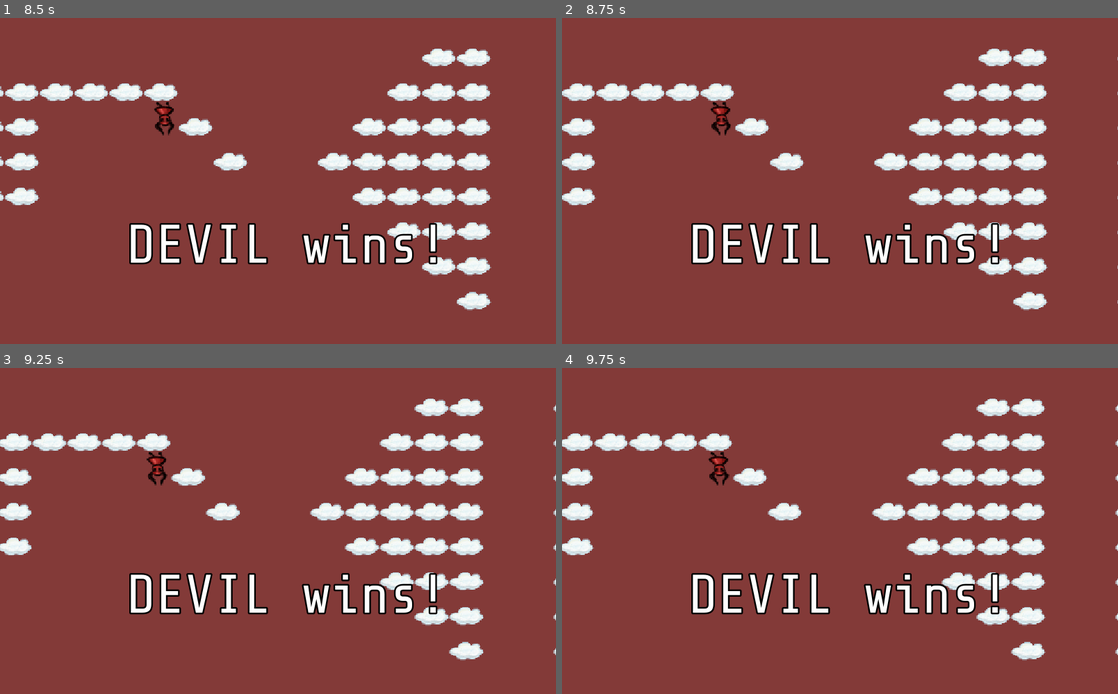
Above: before the commit, frames 1-4 (two rows, left to right).
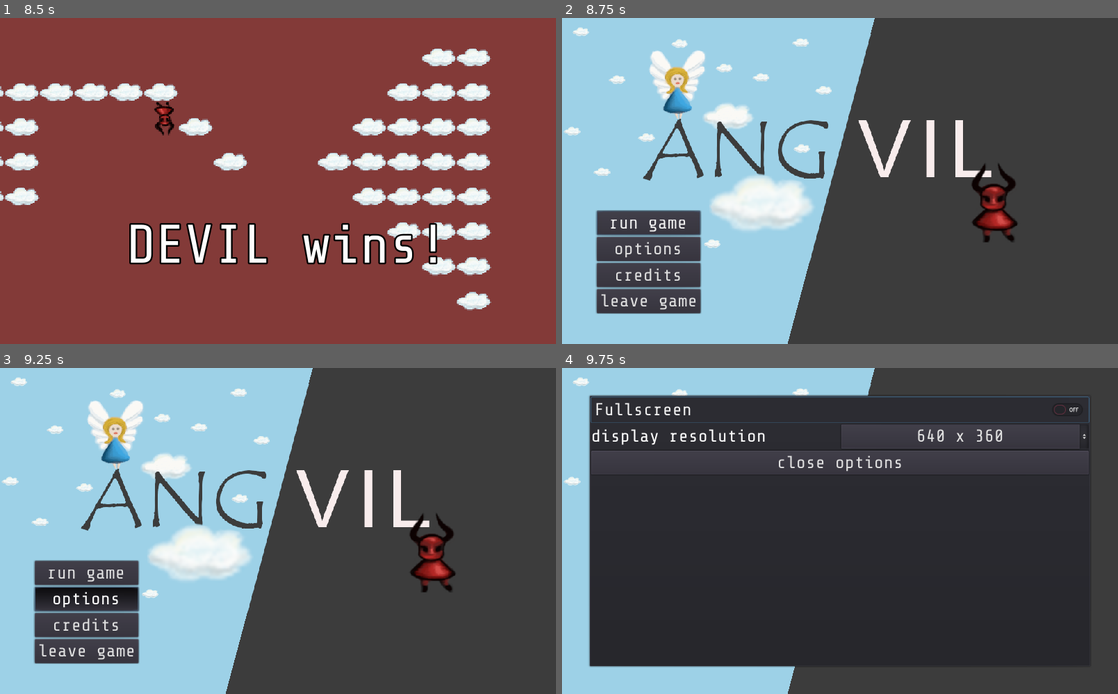
Above: after the commit, the same moments.

Repository: ang-vil/angvil
Game: Godot game, scene res://scenes/menu.tscn
The game is run twice, just before and just after one commit, with the same random seed, the same clock (stepped at 60 frames per second) and the same inputs.
Inputs:
- Up to frame 1 (8.5 s): click "run game" at 0.5 s; tap Enter (ui_accept) at 1.25, 2.27, 2.3, 2.57, 3.77, 3.8, 4.07, 5.27, 5.3, 5.57, 6.77, 6.8, 7.07, 8.27, 8.3 s; hold Enter (ui_accept) 1.28-2.03 s; hold Up (key_up) 1.28-2.78 s; tap Space (shoot) every 1.5 s from 2.1 to 8.1 s; hold Enter (ui_accept) 2.78-3.53 s; hold Left (key_left) 2.78-4.28 s; hold Down (key_down) 4.28-5.03 s; hold Enter (ui_accept) 4.28-5.03 s; tap Escape (key_pause) at 4.9 s; hold Right (key_right) 5.03-5.78 s; hold Up (key_up) 5.78-6.53 s; hold Enter (ui_accept) 5.78-6.53 s; hold Right (key_right) from 6.53 s (still down); hold Enter (ui_accept) 7.28-8.03 s
- Up to frame 2 (8.75 s): keep holding Right (key_right); tap Enter (ui_accept) at 8.57 s
- Up to frame 3 (9.25 s): release Right (key_right) at 8.78 s; hold Down (key_down) from 8.78 s (still down); hold Enter (ui_accept) from 8.78 s (still down)
- Up to frame 4 (9.75 s): release Down (key_down) at 9.53 s; release Enter (ui_accept) at 9.53 s; hold Left (key_left) from 9.53 s (still down)

Frame 1 is identical in both runs. In frame 2, 100% of the frame differs, in the area x 0-100%, y 0-100%; in frame 3, 100%; in frame 4, 100%.

Commit message:
accept additional buttons besides escape to go back to menu if game is over

Diff:
--- a/scripts/levels/base.gd
+++ b/scripts/levels/base.gd
@@ -10,6 +10,10 @@
 func _input(_event):
 	# Record keys.
 	if Input.is_action_pressed("key_pause"):
+		var _active_scene = get_tree().change_scene("res://scenes/menu.tscn")
+
+	if isGameOver:
+		if Input.is_action_pressed("ui_cancel") or Input.is_action_pressed("ui_accept"):
 			var _active_scene = get_tree().change_scene("res://scenes/menu.tscn")
 
 func gameOver(message):
